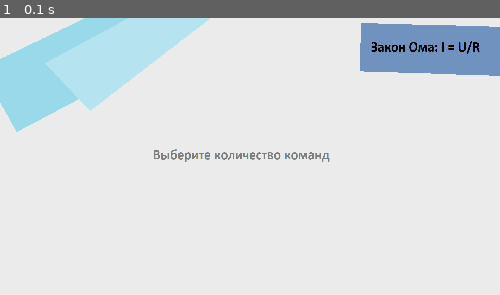
Above: before the commit, frame 1.
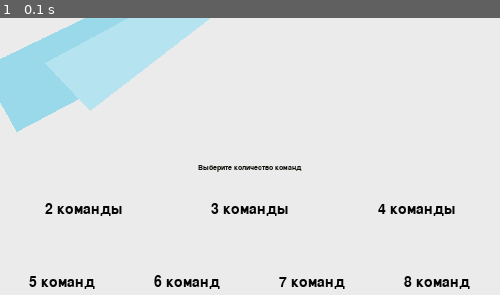
Above: after the commit, the same moment.

Repository: cheliks2008/pygame_project
Game: pygame game, started from first_file.py
Two runs of this game, one before a commit and one after it. Both use one fixed random seed, a clock stepped at 60 frames per second and the inputs below.
Inputs:
- Up to frame 1 (0.1 s): no input

The runs differ from the first frame. In frame 1, 7.8% of the frame differs, in the area x 5-100%, y 1-98%.

Commit message:
group count

Diff:
--- a/first_file.py
+++ b/first_file.py
@@ -12,6 +12,26 @@
 game_running = False
 menu_image = pygame.transform.scale(menu_image_real, screen_size)
 
+font1 = pygame.font.Font(None, round(screen_size[1] / 28))
+text1 = font1.render("Выберите количество команд", 1, (15, 15, 10))
+text1_set_dot = (screen_size[0] // 2 - text1.get_size()[0] // 2, screen_size[1] // 2 - text1.get_size()[1] // 2)
+
+button_text = []
+button_text_set_dots = []
+font2 = pygame.font.Font(None, round(screen_size[1] / 14))
+for group_size in range(7):
+    if group_size < 3:
+        button_text.append(font2.render(str(group_size + 2) + " команды", 1, (5, 5, 5)))
+        button_text_set_dots.append((screen_size[0] * group_size // 3 + screen_size[0] // 6 -
+                                     button_text[-1].get_size()[0] // 2, screen_size[1] - text1_set_dot[1] * 3 // 4 -
+                                     button_text[-1].get_size()[1] // 2))
+    else:
+        button_text.append(font2.render(str(group_size + 2) + " команд", 1, (5, 5, 5)))
+        group_size -= 3
+        button_text_set_dots.append((screen_size[0] * group_size // 4 + screen_size[0] // 8 -
+                                     button_text[-1].get_size()[0] // 2, screen_size[1] - text1_set_dot[1] // 4 -
+                                     button_text[-1].get_size()[1] // 2))
+
 while running:
     clock.tick(FPS)
     for event in pygame.event.get():
@@ -24,9 +44,32 @@
             screen_size = (max(500, event.size[0]), max(300, event.size[1]))
             window = pygame.display.set_mode(screen_size, pygame.RESIZABLE)
             menu_image = pygame.transform.scale(menu_image_real, screen_size)
+            font1 = pygame.font.Font(None, round(screen_size[1] / 28))
+            text1 = font1.render("Выберите количество команд", 1, (15, 15, 10))
+            text1_set_dot = (
+            screen_size[0] // 2 - text1.get_size()[0] // 2, screen_size[1] // 2 - text1.get_size()[1] // 2)
+            button_text = []
+            button_text_set_dots = []
+            font2 = pygame.font.Font(None, round(screen_size[1] / 14))
+            for group_size in range(7):
+                button_text.append(font2.render(str(group_size + 2) + " команд", 1, (5, 5, 5)))
+                if group_size < 4:
+                    button_text_set_dots.append((screen_size[0] * group_size // 4 + screen_size[0] // 8 -
+                                                 button_text[-1].get_size()[0] // 2,
+                                                 screen_size[1] - text1_set_dot[1] * 3 // 4 -
+                                                 button_text[-1].get_size()[1] // 2))
+                else:
+                    group_size -= 4
+                    button_text_set_dots.append((screen_size[0] * group_size // 3 + screen_size[0] // 6 -
+                                                 button_text[-1].get_size()[0] // 2,
+                                                 screen_size[1] - text1_set_dot[1] // 4 -
+                                                 button_text[-1].get_size()[1] // 2))
     if game_running:
         pass
     else:
         window.blit(menu_image, (0, 0))
+        window.blit(text1, text1_set_dot)
+        for button_number in range(len(button_text)):
+            window.blit(button_text[button_number], button_text_set_dots[button_number])
     pygame.display.flip()
 pygame.quit()
Binary file changed: main_menu.png
